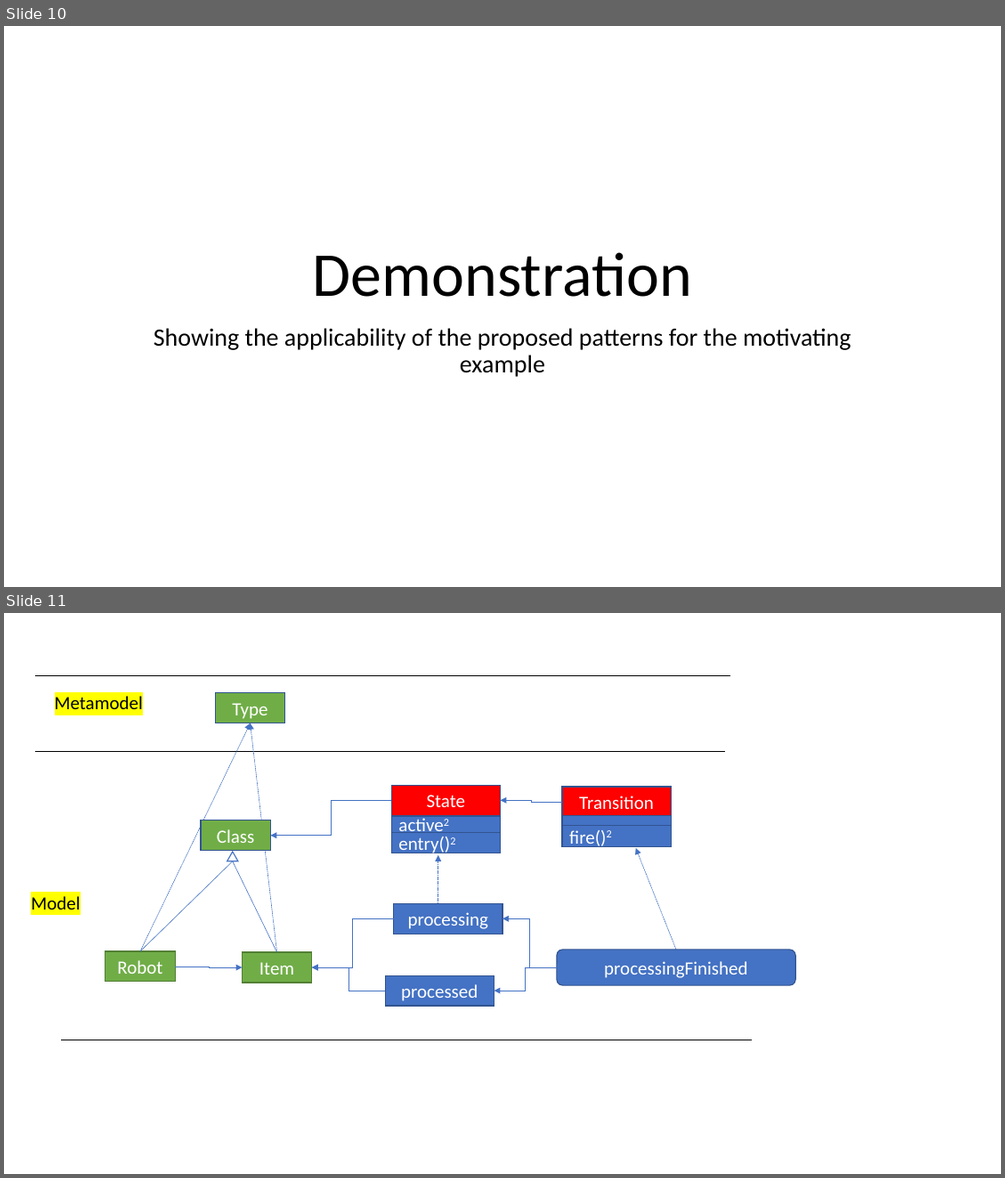
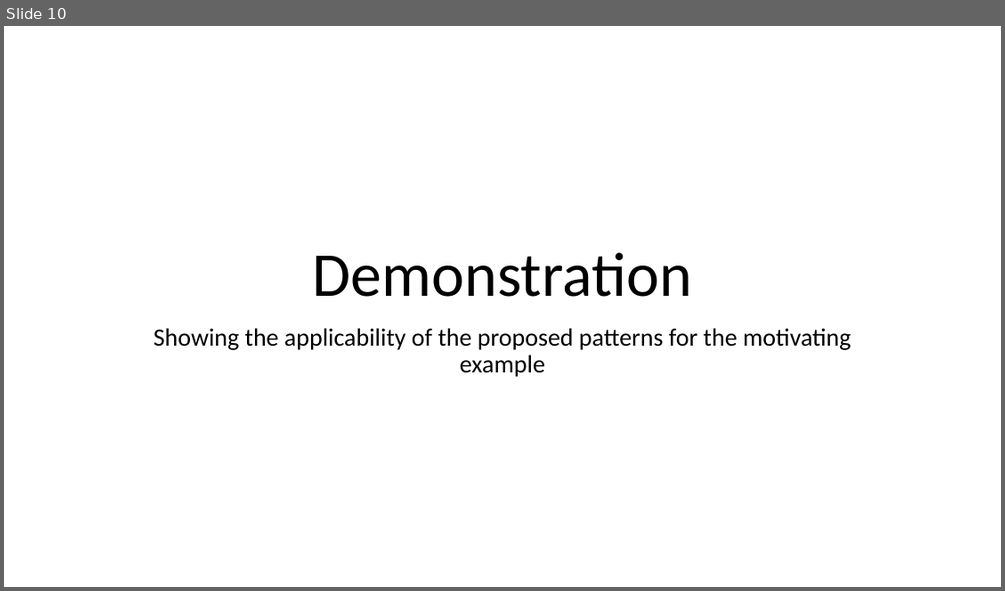
Before and after one commit to cdl-mint/at-journal, a slide deck: figures/2022_AT_Figures.pptx. Shown one above the other, each under a label of ours: slides 10 and 11 before the commit, slide 10 after it. The pictures are 1005x1178 and 1005x591 pixels, drawn with LibreOffice and Linux fonts; fonts in the diff are those of the drawing. Boxes give left, top, right and bottom in pixels: in the first picture for what was removed or moved away, otherwise in the second. Text is boxed around its words. In the diff, an @@ line names an element or a change of style, - is before the commit and + after.

```diff
--- a/figures/2022_AT_Figures.pptx
+++ b/figures/2022_AT_Figures.pptx
@@ slide 11 removed at (4, 613, 1001, 1174), background #FFFFFF @@
@@ line removed from (34, 676) to (731, 676) @@
@@ text removed at (55, 696, 143, 709) @@
-Metamodel
@@ rectangle removed at (216, 693, 285, 723) @@
-Type
@@ arrow removed from (140, 951) to (250, 723) @@
@@ arrow removed from (277, 952) to (250, 723) @@
@@ line removed from (34, 751) to (726, 751) @@
@@ rectangle removed at (391, 785, 501, 815) @@
-State
@@ rectangle removed at (562, 787, 671, 817) @@
-Transition
@@ rectangle removed at (201, 820, 270, 850) @@
-Class
@@ elbow arrow removed from (391, 800) to (270, 835) @@
@@ rectangle removed at (391, 817, 501, 833) @@
-active2
@@ elbow arrow removed from (562, 802) to (501, 800) @@
@@ rectangle removed at (562, 816, 671, 826) @@
@@ rectangle removed at (562, 826, 671, 847) @@
-fire()2
@@ triangle removed at (226, 852, 238, 861) @@
@@ rectangle removed at (391, 833, 501, 853) @@
-entry()2
@@ arrow removed from (676, 949) to (636, 848) @@
@@ line removed from (233, 861) to (140, 951) @@
@@ line removed from (233, 861) to (277, 952) @@
@@ arrow removed from (438, 910) to (438, 855) @@
@@ text removed at (31, 896, 80, 909) @@
-Model
@@ rectangle removed at (394, 904, 502, 933) @@
-processing
@@ elbow arrow removed from (394, 919) to (312, 967) @@
@@ elbow arrow removed from (557, 967) to (502, 919) @@
@@ rectangle removed at (105, 951, 175, 981) @@
-Robot
@@ rectangle removed at (242, 952, 311, 982) @@
-Item
@@ rounded rectangle removed at (557, 949, 795, 985) @@
-processingFinished
@@ elbow arrow removed from (175, 966) to (242, 967) @@
@@ elbow arrow removed from (386, 990) to (312, 967) @@
@@ rectangle removed at (386, 976, 494, 1005) @@
-processed
@@ elbow arrow removed from (557, 967) to (494, 990) @@
@@ line removed from (62, 1040) to (752, 1040) @@
```
Also in this commit, not shown: 4 slides changed, 9 slides added, 2 other slides removed, 5 other files.
